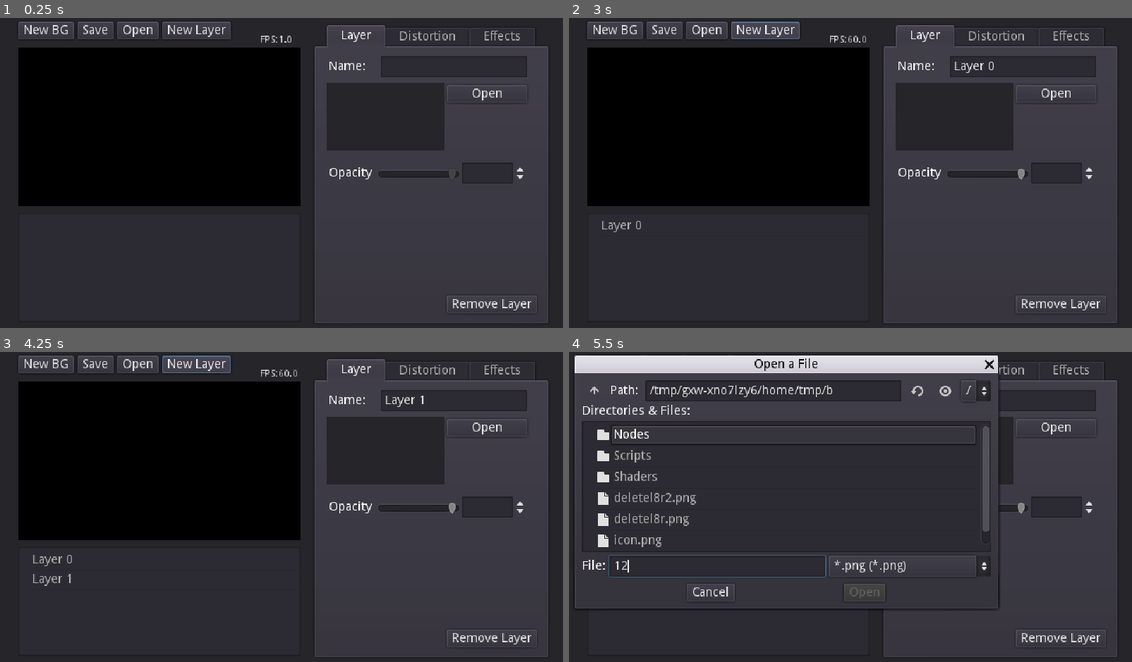
Above: before the commit, frames 1-4 (two rows, left to right).
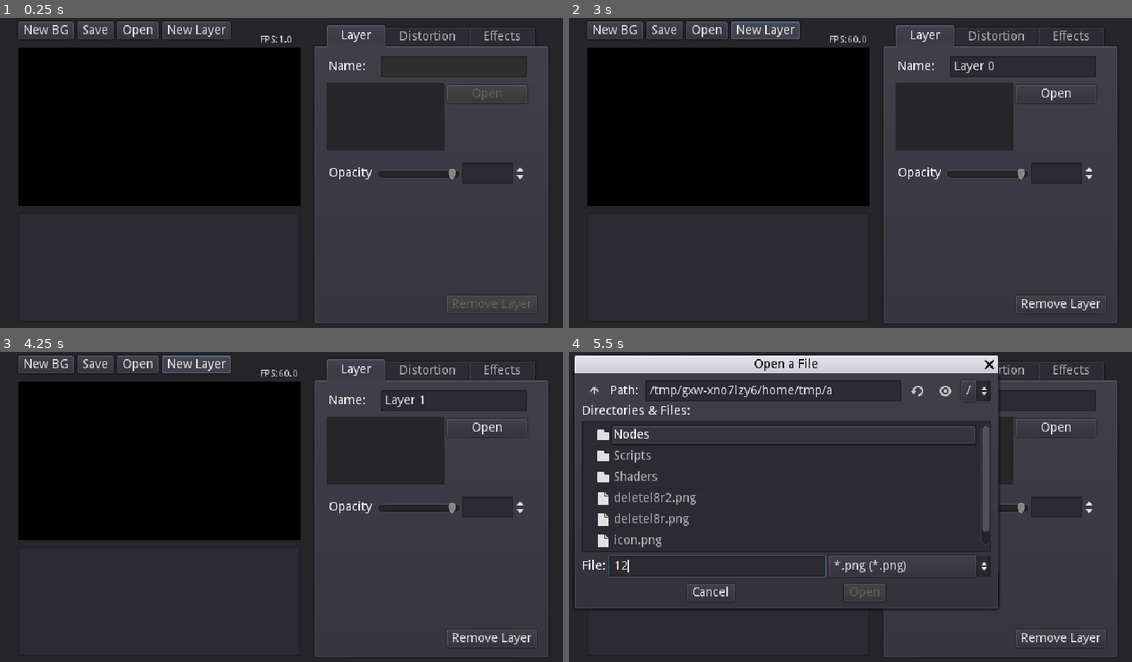
Above: after the commit, the same moments.

Repository: XBenichi/Distortinator
Game: Godot game, scene res://Main.tscn
Two runs of this game, one before a commit and one after it. Both use one fixed random seed, a clock stepped at 60 frames per second and the inputs below.
Inputs (mouse positions are in pixels of both pictures, inside the frame that each line leads up to):
- Up to frame 1 (0.25 s): no input
- Up to frame 2 (3 s): click (1058, 303) at 0.5 s, where only the run before the commit has a clickable "Remove Layer"; click "New BG" at 1.25 s; click "New BG" at 2 s; click "New Layer" at 2.75 s
- Up to frame 3 (4.25 s): click "New Layer" at 3.5 s
- Up to frame 4 (5.5 s): click "Open" at 4.25 s; click (715, 565) at 5.02 s; type "12" at 5.1 s

The runs differ from the first frame. In frame 1, 0.3% of the frame differs, in the area x 79-95%, y 22-95%; in frame 2, less than 0.1%; in frame 3, 0.2%; in frame 4, less than 0.1%.
Error before the commit: Invalid get index '-1' (on base: 'Array'). (res://Scripts/Main.gd:434)
Error after the commit: Attempt to call function 'add_item' in base 'null instance' on a null instance. (res://Scripts/Main.gd:295)

Commit message:
Add files via upload

Diff:
--- a/Scripts/Main.gd
+++ b/Scripts/Main.gd
@@ -23,24 +23,23 @@
 var currentLayer = null
 
 var layers = []
-onready var root = $Tree.create_item()
+
 
 # Called when the node enters the scene tree for the first time.
 func _ready():
-	OS.set_window_title("Distortinator Alpha 1.0")
-
-	$TabContainer/Layer/Opacity/Slider.editable = false
+	OS.set_window_title("Distortinator 1.0")
+
+	$TabContainer/Layer/LineEdit.editable = false
 	for sliders in get_tree().get_nodes_in_group("sliders"):
 		sliders.editable = false
 	for checks in get_tree().get_nodes_in_group("checks"):
 		checks.disabled = true
-	for buttons in get_tree().get_nodes_in_group("button"):
+	for buttons in get_tree().get_nodes_in_group("buttons"):
 		buttons.disabled = true
-
-
-
-
-	$Tree.set_hide_root(true)
+	for lines in get_tree().get_nodes_in_group("lines"):
+		lines.editable = false
+
+
 
 
 
@@ -277,6 +276,8 @@
 			sliders.value = 0
 			if sliders.editable == false:
 				sliders.editable = true
+				if $TabContainer/Layer/LineEdit.editable == false:
+					$TabContainer/Layer/LineEdit.editable = true
 		for checks in get_tree().get_nodes_in_group("checks"):
 			checks.pressed = false
 			if checks.disabled == true:
@@ -284,12 +285,17 @@
 		for buttons in get_tree().get_nodes_in_group("buttons"):
 			if buttons.disabled == true:
 				buttons.disabled = false
+		for lines in get_tree().get_nodes_in_group("lines"):
+			if lines.editable == false:
+				lines.editable = true
 		$TabContainer/Layer/LineEdit.text = ("Layer " + var2str(currentLayerIndex))
 		$TabContainer/Layer/TextureRect.texture = null
 		$TabContainer/Layer/Opacity/Slider.value = 1
 		$TabContainer/Layer/Opacity/Slider.editable = true
-		var treelayer = $Tree.create_item(root)
-		treelayer.set_text(0, $TabContainer/Layer/LineEdit.text)
+		$ItemList.add_item($TabContainer/Layer/LineEdit.text)
+		$TabContainer/Effects/ScrollContainer/VBoxContainer/Pal/TextureRect.texture = null
+
+
 
 		layers[currentLayerIndex].name = ("Layer " + var2str(currentLayerIndex))
 		layers[currentLayerIndex].node = currentLayer
@@ -318,17 +324,7 @@
 func _on_LineEdit_text_changed(new_text):
 	layers[currentLayerIndex].name = new_text
 	#$Tree.get_child(currentLayerIndex).set_text(0,new_text)
-	print(var2str($Tree.get_children()))
-
-
-func _on_Tree_cell_selected():
-	currentLayerIndex
-	for i in layers.size():
-		if layers[i].name == $Tree.get_selected().get_text(0):
-			if currentLayerIndex != i:
-				currentLayerIndex = i
-				changeLayer()
-
+	$ItemList.set_item_text(currentLayerIndex,new_text)
 
 
 func _on_NewBG_pressed():
@@ -339,10 +335,20 @@
 	for n in $ColorRect.get_children():
 		$ColorRect.remove_child(n)
 		n.queue_free()
-		$Tree.clear()
+		$ItemList.clear()
 		layers.clear()
 		currentLayer = null
 		currentLayerIndex = -1
+		$TabContainer/Layer/LineEdit.editable = false
+		for sliders in get_tree().get_nodes_in_group("sliders"):
+			sliders.editable = false
+			sliders.value
+		for checks in get_tree().get_nodes_in_group("checks"):
+			checks.disabled = true
+		for buttons in get_tree().get_nodes_in_group("buttons"):
+			buttons.disabled = true
+		for lines in get_tree().get_nodes_in_group("lines"):
+			lines.editable = false
 
 
 func _on_SaveFileDialog_file_selected(path):
@@ -365,7 +371,7 @@
 	for n in $ColorRect.get_children():
 		$ColorRect.remove_child(n)
 		n.queue_free()
-		$Tree.clear()
+		$ItemList.clear()
 		layers.clear()
 		currentLayer = null
 		currentLayerIndex = -1
@@ -390,15 +396,20 @@
 		for buttons in get_tree().get_nodes_in_group("buttons"):
 			if buttons.disabled == true:
 				buttons.disabled = false
-		$TabContainer/Layer/LineEdit.text = ("Layer " + var2str(currentLayerIndex))
+		for lines in get_tree().get_nodes_in_group("lines"):
+			if lines.editable == false:
+				lines.editable = true
+		$TabContainer/Layer/LineEdit.text = layers[currentLayerIndex].name
 		$TabContainer/Layer/TextureRect.texture = null
 		$TabContainer/Layer/Opacity/Slider.value = 1
 		$TabContainer/Layer/Opacity/Slider.editable = true
-		var treelayer = $Tree.create_item(root)
-		treelayer.set_text(0, $TabContainer/Layer/LineEdit.text)
-
-
-		layers[currentLayerIndex].name = ("Layer " + var2str(currentLayerIndex))
+		$ItemList.add_item($TabContainer/Layer/LineEdit.text)
+		#treelayer = $Tree.create_item(root)
+		#treelayer.set_text(0, $TabContainer/Layer/LineEdit.text)
+
+
+
+		#layers[currentLayerIndex].name = ("Layer " + var2str(currentLayerIndex))
 		layers[currentLayerIndex].node = currentLayer
 
 		$TabContainer/Layer/Opacity/Slider.value = layers[currentLayerIndex].opacity
@@ -435,5 +446,27 @@
 	$ColorRect.remove_child(n)
 	n.queue_free()
 	layers.remove(currentLayerIndex)
+	$ItemList.remove_item(currentLayerIndex)
 	currentLayerIndex = currentLayerIndex - 1
-	$Tree.get_selected().get_parent().remove_child($Tree.get_selected())
+	currentLayer = layers[currentLayerIndex].node
+	#$Tree.get_selected().get_parent().remove_child($Tree.get_selected())
+	$TabContainer/Layer/Opacity/Slider.value = layers[currentLayerIndex].opacity
+	$TabContainer/Distortion/ScrollContainer/VBoxContainer/Amp/XSlider.value = layers[currentLayerIndex].amplitude.x
+	$TabContainer/Distortion/ScrollContainer/VBoxContainer/Amp/YSlider.value = layers[currentLayerIndex].amplitude.y
+	$TabContainer/Distortion/ScrollContainer/VBoxContainer/Freq/XSlider.value = layers[currentLayerIndex].frequency.x
+	$TabContainer/Distortion/ScrollContainer/VBoxContainer/Freq/YSlider.value = layers[currentLayerIndex].frequency.y
+	$TabContainer/Distortion/ScrollContainer/VBoxContainer/Scale/Slider.value = layers[currentLayerIndex].scale
+	$TabContainer/Effects/ScrollContainer/VBoxContainer/Move/XSlider.value = layers[currentLayerIndex].move.x
+	$TabContainer/Effects/ScrollContainer/VBoxContainer/Move/YSlider.value = layers[currentLayerIndex].move.y
+	$TabContainer/Effects/ScrollContainer/VBoxContainer/PalSpd/Slider.value = layers[currentLayerIndex].palette_shifting_speed
+	$TabContainer/Effects/ScrollContainer/VBoxContainer/Ping/CheckBox.pressed = layers[currentLayerIndex].ping_pong
+	$TabContainer/Effects/ScrollContainer/VBoxContainer/PalSft/CheckBox.pressed = layers[currentLayerIndex].palette_shifting
+	$TabContainer/Layer/LineEdit.text = layers[currentLayerIndex].name
+
+
+func _on_ItemList_item_selected(index):
+	for i in layers.size():
+		if layers[i].name == $ItemList.get_item_text(index):
+			if currentLayerIndex != i:
+				currentLayerIndex = i
+				changeLayer()
